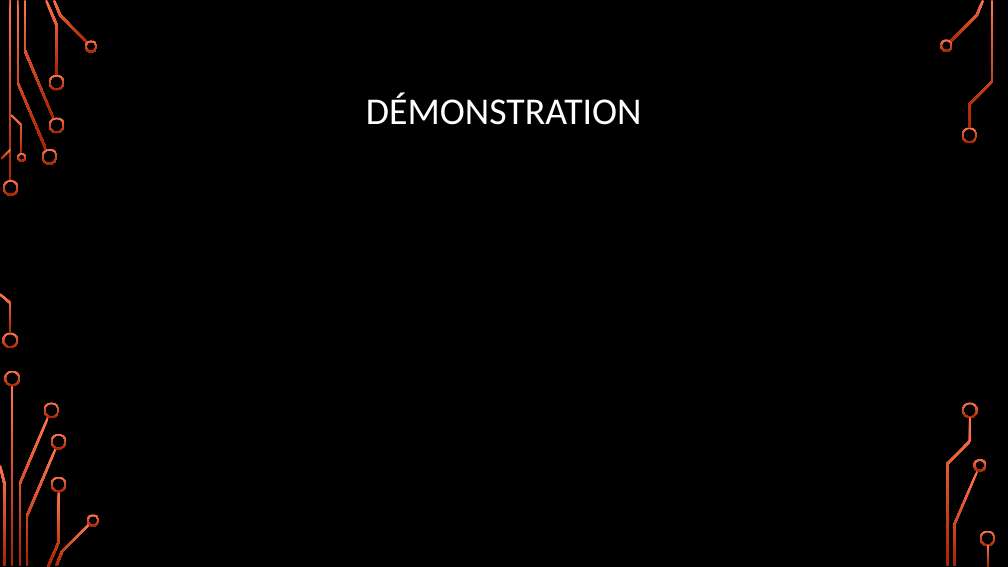
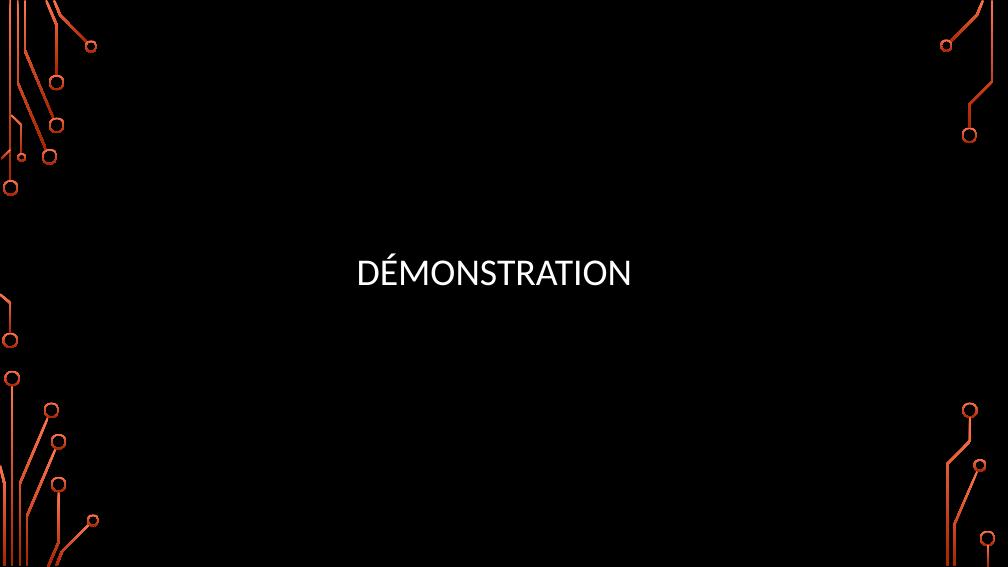
Before and after one commit to zipang29/gopiwan, a slide deck: slide 7 of Documents/diaporama_soutenance.pptx. Drawn at 1008x567 pixels with LibreOffice and Linux fonts; fonts in the diff are those of the drawing; background and template pictures are left out. Boxes give left, top, right and bottom in pixels: in the first picture for what was removed or moved away, otherwise in the second. Text is boxed around its words. In the diff, an @@ line names an element or a change of style, - is before the commit and + after.

```diff
--- a/Documents/diaporama_soutenance.pptx
+++ b/Documents/diaporama_soutenance.pptx
@@ title "DÉMONSTRATION": place and size @@
-title "DÉMONSTRATION" at <box>366,92,642,125</box>
+title "DÉMONSTRATION" at <box>357,253,633,286</box>
```
Also in this commit, not shown: 3 other slides changed, 1 slide added, 1 slide removed.
